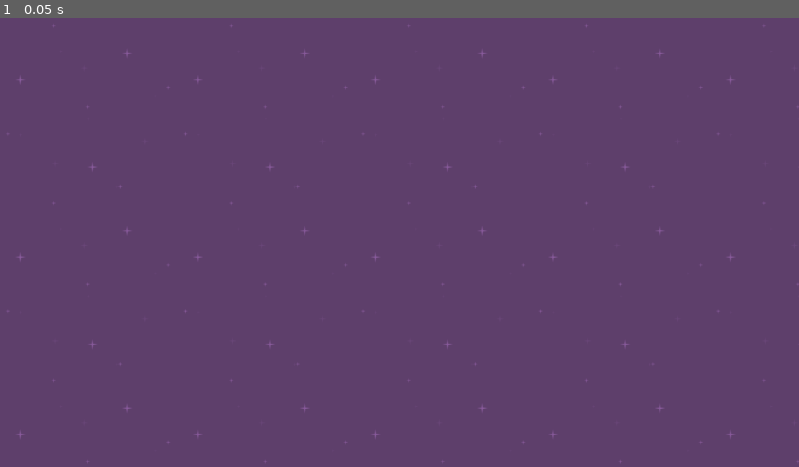
Above: before the commit, frame 1.
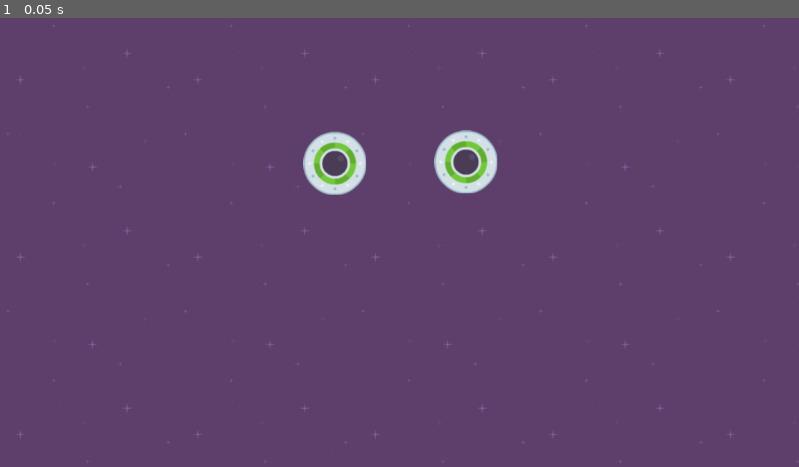
Above: after the commit, the same moment.

Repository: erikrios/speedy-saucer
Game: Godot game, scene res://level_1.tscn
The game is run twice, just before and just after one commit, with the same random seed, the same clock (stepped at 60 frames per second) and the same inputs.
Inputs:
- Up to frame 1 (0.05 s): no input

The runs differ from the first frame. In frame 1, 1.5% of the frame differs, in the area x 37-63%, y 24-40%.

Commit message:
Instancing scenes

Diff:
--- a/level_1.tscn
+++ b/level_1.tscn
@@ -1,6 +1,7 @@
-[gd_scene load_steps=2 format=3 uid="uid://0u7rtoiphotx"]
+[gd_scene load_steps=3 format=3 uid="uid://0u7rtoiphotx"]
 
 [ext_resource type="Texture2D" uid="uid://ddbh3vjr4ihqu" path="res://assets/purple.png" id="1_kt7j4"]
+[ext_resource type="PackedScene" uid="uid://rvmdoryg2j3m" path="res://player.tscn" id="2_qnyxb"]
 
 [node name="Level1" type="Node2D"]
 
@@ -9,3 +10,9 @@
 offset_bottom = 648.0
 texture = ExtResource("1_kt7j4")
 stretch_mode = 1
+
+[node name="Player" parent="." instance=ExtResource("2_qnyxb")]
+position = Vector2(672, 208)
+
+[node name="Player2" parent="." instance=ExtResource("2_qnyxb")]
+position = Vector2(483, 210)
